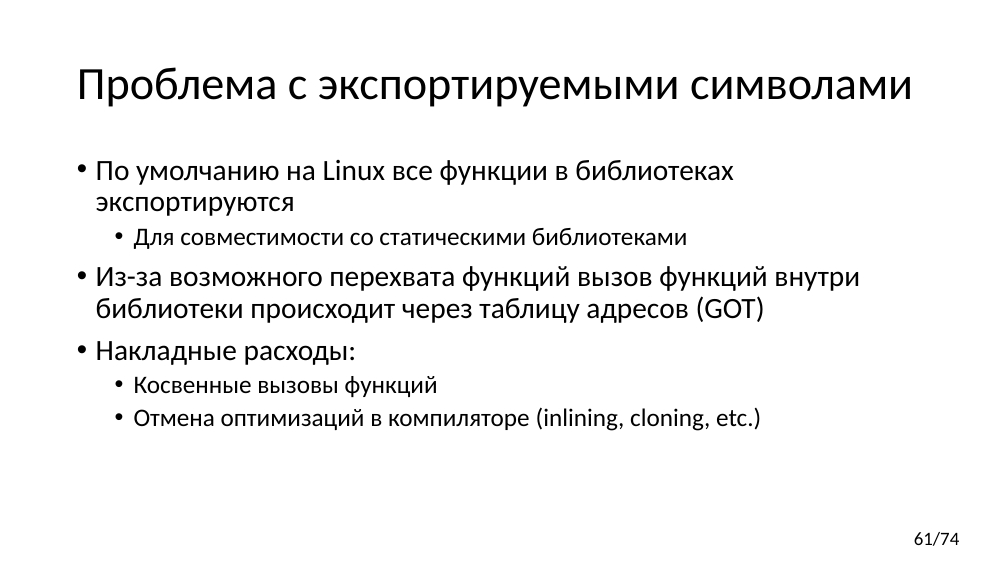
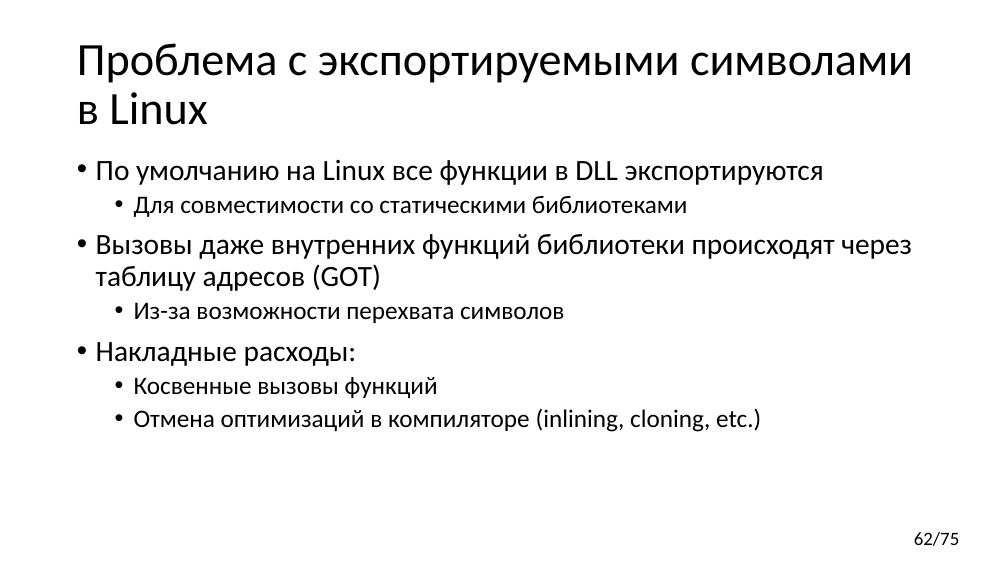
Before and after one commit to yugr/CppRussia, a slide deck: slide 62 of 2024/RU.pptx (slide 61 before the commit). Drawn at 1008x567 pixels with LibreOffice and Linux fonts; fonts in the diff are those of the drawing. Boxes give left, top, right and bottom in pixels: in the first picture for what was removed or moved away, otherwise in the second. Text is boxed around its words. In the diff, an @@ line names an element or a change of style, - is before the commit and + after.

```diff
--- a/2024/RU.pptx
+++ b/2024/RU.pptx
@@ title at (77, 43, 913, 125): text changed @@
-Проблема с экспортируемыми символами
+Проблема с экспортируемыми символами в Linux
@@ text at (96, 160, 824, 185): text changed @@
-• По умолчанию на Linux все функции в библиотеках экспортируются
+• По умолчанию на Linux все функции в DLL экспортируются
@@ text at (96, 234, 912, 323): text changed @@
-• Из-за возможного перехвата функций вызов функций внутри библиотеки происходит через таблицу адресов (GOT)
+• Вызовы даже внутренних функций библиотеки происходят через таблицу адресов (GOT)
+  • Из-за возможности перехвата символов
@@ page number at (914, 532, 960, 546): text changed @@
-61/74
+62/75
```
Also in this commit, not shown: 2 other slides changed, 1 slide added.
